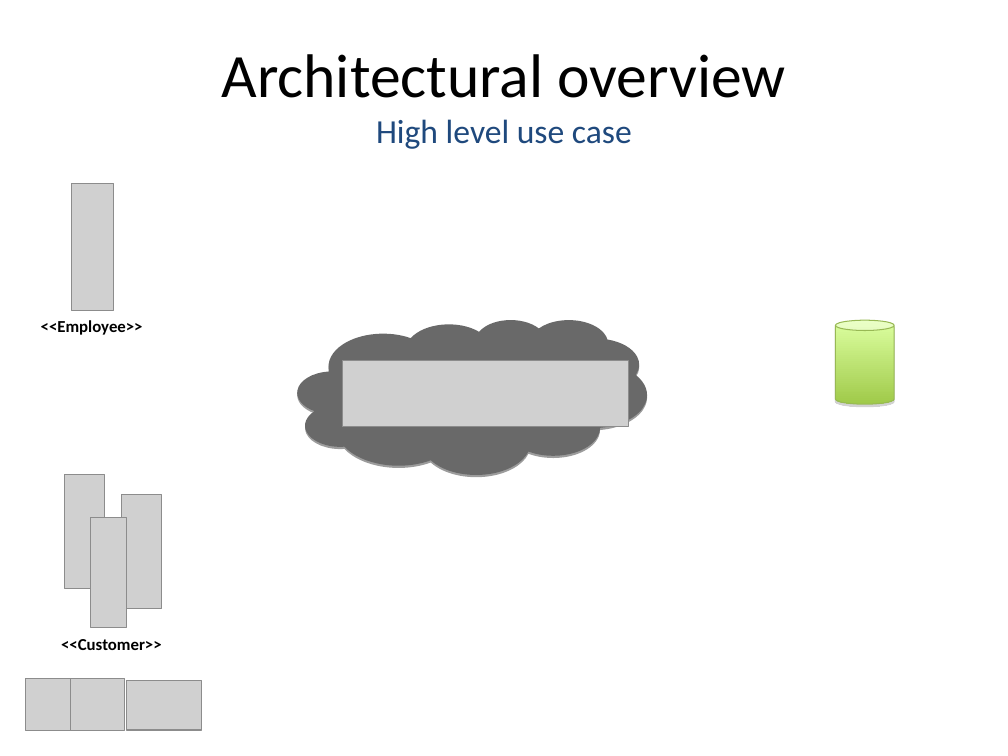
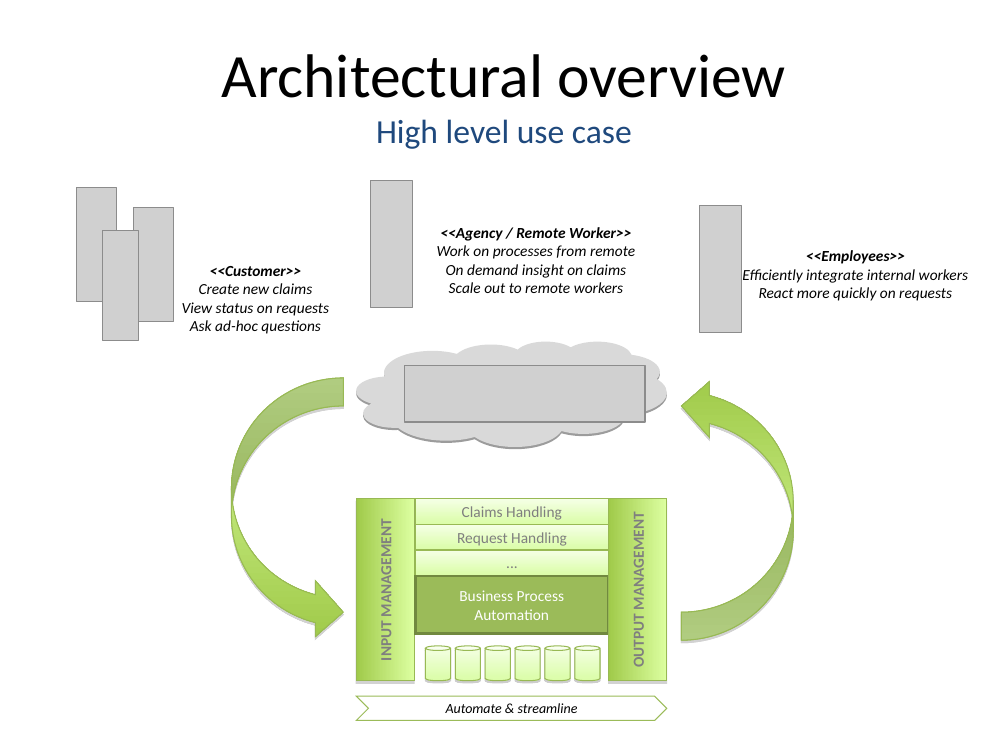
Before and after one commit to sebastianfaulhaber/mobile-demo, a slide deck: slide 1 of rhmap-mobile-bpm-showcase/doc/architecture-slides.ppt. Drawn at 1008x756 pixels with LibreOffice and Linux fonts; fonts in the diff are those of the drawing; grey boxes stand for pictures. Boxes give left, top, right and bottom in pixels: in the first picture for what was removed or moved away, otherwise in the second. Text is boxed around its words. In the diff, an @@ line names an element or a change of style, - is before the commit and + after.

Commit message:
Added use case doc and picture.

```diff
--- a/rhmap-mobile-bpm-showcase/doc/architecture-slides.ppt
+++ b/rhmap-mobile-bpm-showcase/doc/architecture-slides.ppt
@@ picture: place and size @@
-picture at bbox=[65, 475, 105, 589]
+picture at bbox=[77, 187, 117, 301]
@@ picture: place and size @@
-picture at bbox=[122, 495, 162, 609]
+picture at bbox=[133, 208, 173, 322]
@@ picture: place and size @@
-picture at bbox=[72, 183, 114, 310]
+picture at bbox=[370, 180, 412, 308]
@@ picture: place and size @@
-picture at bbox=[25, 678, 71, 730]
+picture at bbox=[700, 205, 742, 333]
@@ picture: place and size @@
-picture at bbox=[91, 517, 127, 627]
+picture at bbox=[103, 230, 139, 340]
@@ text added at bbox=[437, 227, 635, 293], 11 pt, text #000000, italic @@
+<<Agency / Remote Worker>>
+Work on processes from remote
+On demand insight on claims
+Scale out to remote workers
@@ text added at bbox=[182, 266, 329, 334], 11 pt, text #000000, italic @@
+<<Customer>>
+Create new claims
+View status on requests
+Ask ad-hoc questions
@@ text added at bbox=[742, 250, 968, 301], 11 pt, text #000000, italic @@
+<<Employees>>
+Efficiently integrate internal workers
+React more quickly on requests
@@ text removed at bbox=[41, 320, 143, 335] @@
-<<Employee>>
@@ cylinder removed at bbox=[836, 321, 894, 404] @@
@@ freeform shape: place and size @@
-freeform shape at bbox=[297, 320, 647, 475]
+freeform shape at bbox=[356, 342, 666, 448]
@@ freeform shape at bbox=[356, 342, 666, 448]: fill #696969 to #D9D9D9 @@
@@ freeform shape added at bbox=[232, 378, 344, 640], fill gradient #DCFFA0 to #A0CA4A, outline #98B954 0.74 pt @@
@@ picture: place and size @@
-picture at bbox=[343, 361, 628, 427]
+picture at bbox=[404, 366, 645, 422]
@@ freeform shape added at bbox=[681, 378, 793, 640], fill gradient #DCFFA0 to #A0CA4A, outline #98B954 0.74 pt @@
@@ text removed at bbox=[61, 639, 162, 650] @@
-<<Customer>>
@@ picture removed at bbox=[71, 678, 125, 730] @@
@@ picture removed at bbox=[127, 680, 202, 730] @@
@@ group added at bbox=[356, 499, 666, 721]: 6 rectangles, 6 cylinders, 1 freeform shape @@
+INPUT MANAGEMENT
+Claims Handling
+Request Handling
+...
+Business Process Automation
+OUTPUT MANAGEMENT
+Automate & streamline
```
Also in this commit, not shown: 1 other slide changed, 1 slide added, 1 slide removed, 2 other files.
